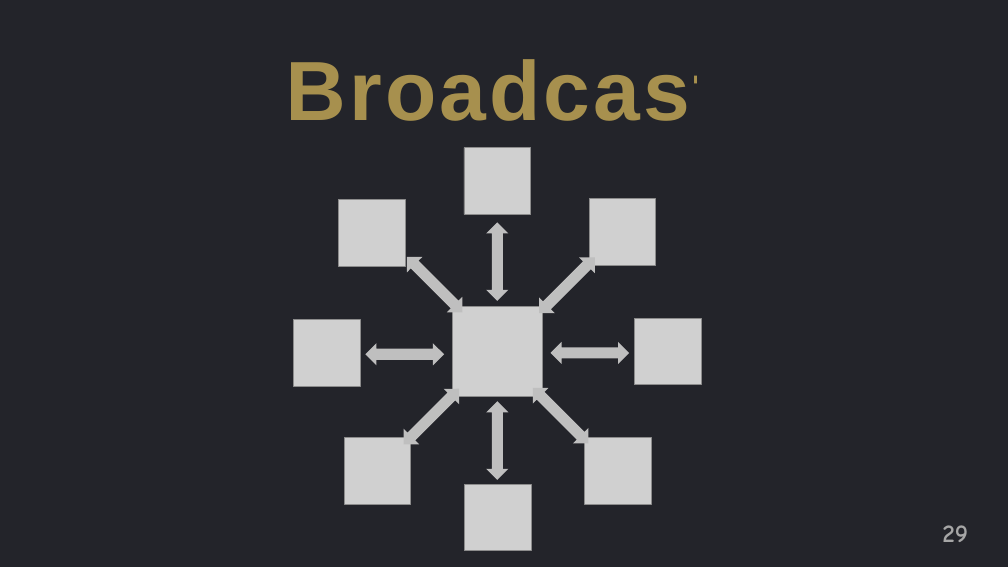
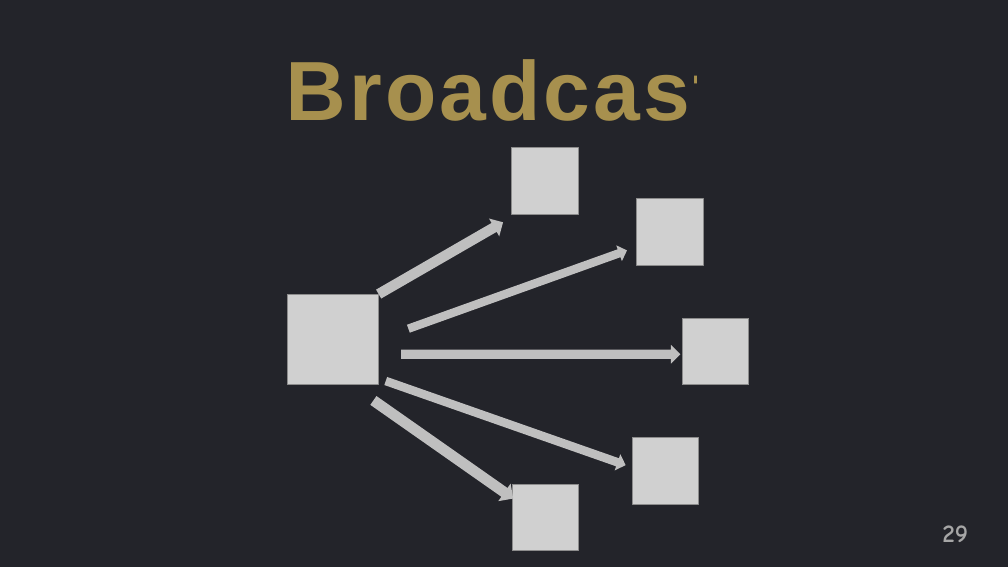
Before and after one commit to jguo108/My-Programming-Courses, a slide deck: slide 29 of Scratch for Newbies/Level2/1 Knock Knock/Note/Notes.pptx. Drawn at 1008x567 pixels with LibreOffice and Linux fonts; fonts in the diff are those of the drawing; grey boxes stand for pictures. Boxes give left, top, right and bottom in pixels: in the first picture for what was removed or moved away, otherwise in the second. Text is boxed around its words. In the diff, an @@ line names an element or a change of style, - is before the commit and + after.

```diff
--- a/Scratch for Newbies/Level2/1 Knock Knock/Note/Notes.pptx
+++ b/Scratch for Newbies/Level2/1 Knock Knock/Note/Notes.pptx
@@ picture removed at (339, 200, 405, 266) @@
@@ right arrow added at (374, 213, 508, 303), fill #BFBFBF @@
@@ left right arrow removed at (487, 223, 509, 301) @@
@@ left right arrow removed at (399, 249, 470, 320) @@
@@ right arrow added at (406, 243, 630, 337), fill #BFBFBF @@
@@ left right arrow removed at (532, 250, 603, 321) @@
@@ picture: place and size @@
-picture at (452, 306, 543, 397)
+picture at (288, 295, 379, 386)
@@ picture removed at (293, 320, 360, 386) @@
@@ left right arrow removed at (365, 343, 444, 365) @@
@@ right arrow added at (402, 345, 681, 364), fill #BFBFBF @@
@@ left right arrow removed at (551, 342, 629, 364) @@
@@ right arrow added at (383, 373, 629, 473), fill #BFBFBF @@
@@ left right arrow removed at (396, 381, 467, 452) @@
@@ left right arrow removed at (526, 380, 597, 451) @@
@@ right arrow added at (367, 391, 519, 507), fill #BFBFBF @@
@@ left right arrow removed at (487, 401, 509, 480) @@
@@ picture removed at (344, 438, 411, 504) @@
@@ picture: place and size @@
-picture at (585, 438, 651, 504)
+picture at (632, 438, 699, 504)
@@ 4 pictures: place and size @@
-4 pictures at (464, 147, 701, 551)
+4 pictures at (512, 147, 749, 551)
```
Also in this commit, not shown: 2 other slides changed, 19 slides added, 3 slides removed, 20 other files.
